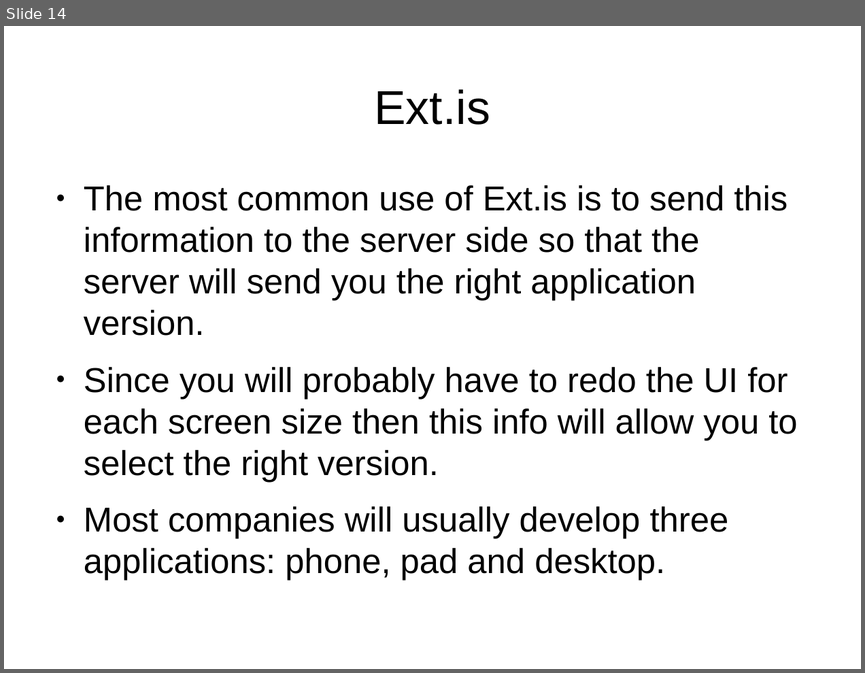
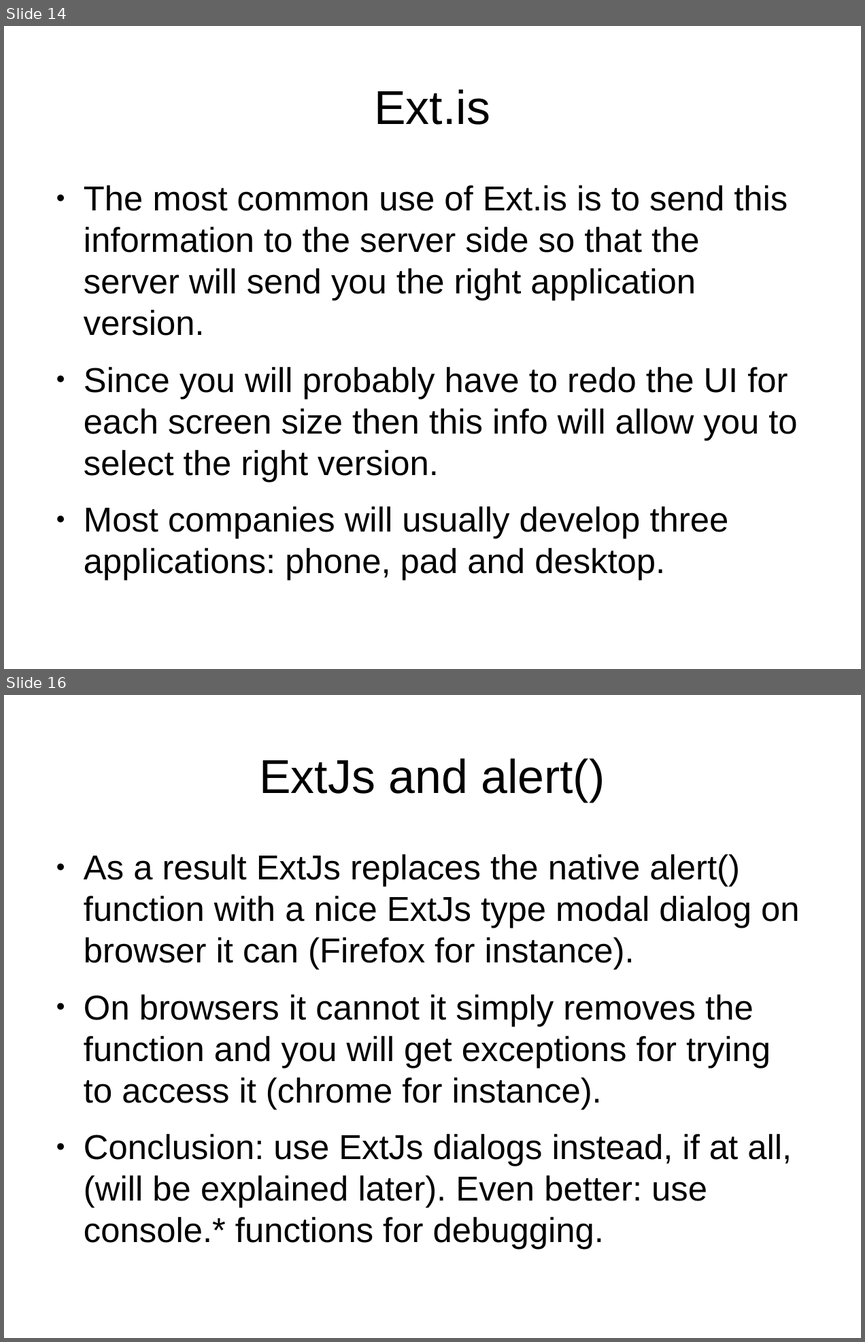
Before and after one commit to veltzer/demos, a slide deck: javascript/extjs/doc/extjs.odp. Shown one above the other, each under a label of ours: slide 14 before the commit, slides 14 and 16 after it; the slides between them are not shown. The pictures are 865x673 and 865x1342 pixels, drawn with LibreOffice and Linux fonts; fonts in the diff are those of the drawing. Boxes give left, top, right and bottom in pixels: in the first picture for what was removed or moved away, otherwise in the second. Text is boxed around its words. In the diff, an @@ line names an element or a change of style, - is before the commit and + after.

```diff
--- a/javascript/extjs/doc/extjs.odp
+++ b/javascript/extjs/doc/extjs.odp
@@ slide 16 added at (x1=4, y1=695, x2=861, y2=1338), background #FFFFFF @@
@@ title added at (x1=259, y1=758, x2=604, y2=802), 44 pt, text #000000 @@
+ExtJs and alert()
@@ text added at (x1=84, y1=854, x2=799, y2=1208), 32 pt, text #000000 @@
+● As a result ExtJs replaces the native alert() function with a nice ExtJs type modal dialog on browser it can (Firefox for instance).
+● On browsers it cannot it simply removes the function and you will get exceptions for trying to access it (chrome for instance).
+● Conclusion: use ExtJs dialogs instead, if at all, (will be explained later). Even better: use console.* functions for debugging.
```
Also in this commit, not shown: 1 other slide added, 4 other files.
